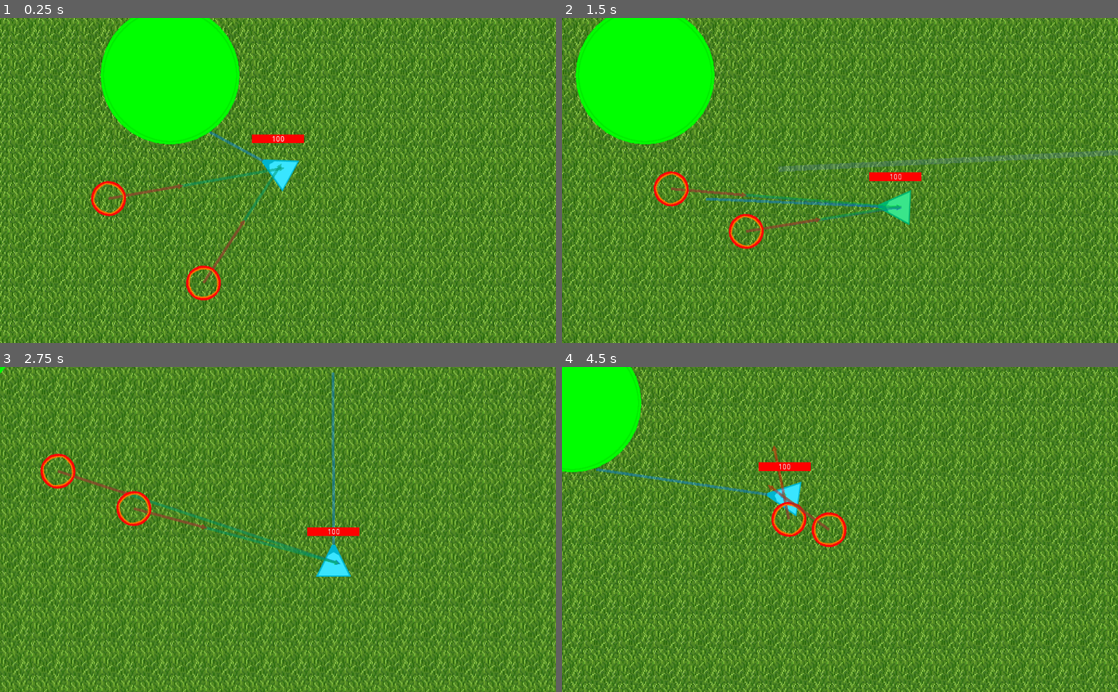
Above: before the commit, frames 1-4 (two rows, left to right).
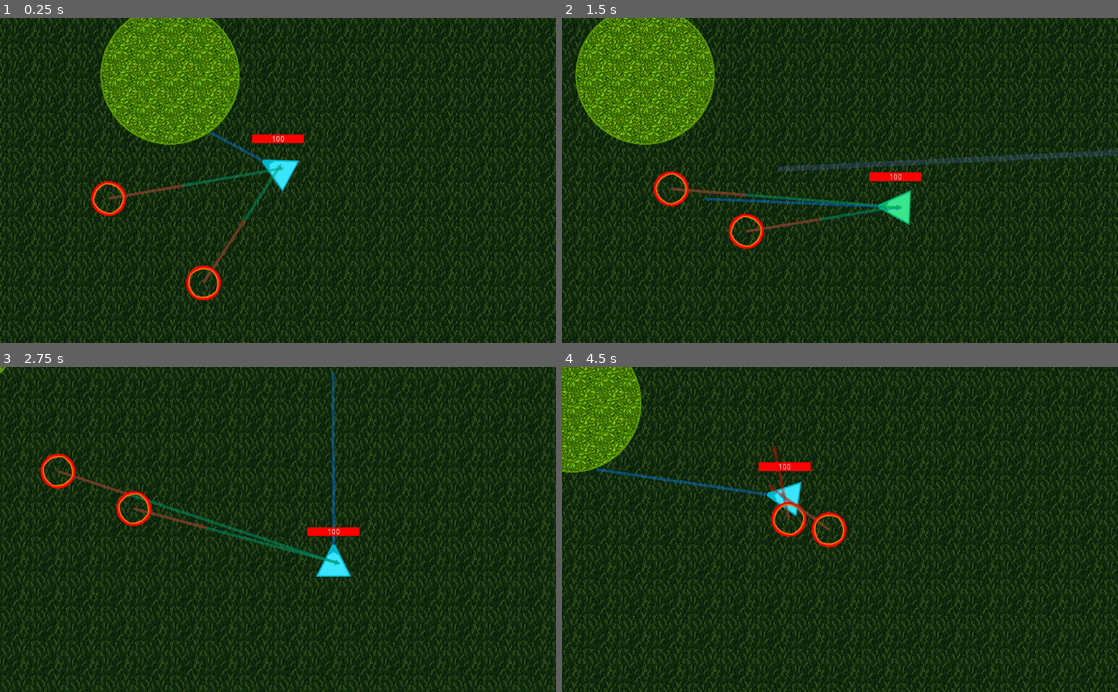
Above: after the commit, the same moments.

Repository: concernedsyndicate/AI
Game: Godot game, scene res://MainScene.tscn
Two runs of this game, one before a commit and one after it. Both use one fixed random seed, a clock stepped at 60 frames per second and the inputs below.
Inputs (mouse positions are in pixels of both pictures, inside the frame that each line leads up to):
- Up to frame 1 (0.25 s): no input
- Up to frame 2 (1.5 s): move the mouse to (962, 164) at 0.52 s; hold Right (right) 0.53-1.28 s; click (962, 164) at 0.67 s; move the mouse to (728, 196) at 1.27 s; hold S (down) from 1.28 s (still down)
- Up to frame 3 (2.75 s): move the mouse to (333, 458) at 2.02 s; release S (down) at 2.03 s; hold Right (right) from 2.03 s (still down)
- Up to frame 4 (4.5 s): move the mouse to (812, 594) at 2.77 s; release Right (right) at 2.78 s; hold Up (up) 2.78-3.53 s; click (812, 594) at 2.92 s; move the mouse to (1006, 578) at 3.52 s; hold Left (left) from 3.53 s (still down); move the mouse to (673, 480) at 4.27 s

The runs differ from the first frame. In frame 1, 99% of the frame differs, in the area x 0-100%, y 0-100%; in frame 2, 99%; in frame 3, 99%; in frame 4, 99%.

Commit message:
Graphical updates

Diff:
--- a/MainScene.tscn
+++ b/MainScene.tscn
@@ -78,4 +78,4 @@
 
 [node name="Obstacle" parent="." instance=ExtResource( 5 )]
 position = Vector2( 379.234, 105.524 )
-_sections_unfolded = [ "Collision", "Material", "Visibility" ]
+_sections_unfolded = [ "Collision", "Material" ]
--- a/Nodes/Obstacle.tscn
+++ b/Nodes/Obstacle.tscn
@@ -22,8 +22,8 @@
 radius = 128
 
 [node name="Sprite" type="Sprite" parent="."]
-modulate = Color( 1, 1, 1, 0.1 )
 texture = ExtResource( 2 )
+_sections_unfolded = [ "Visibility" ]
 
 [node name="CollisionShape2D" type="CollisionShape2D" parent="."]
 shape = SubResource( 1 )
--- a/Scripts/Obstacle.gd
+++ b/Scripts/Obstacle.gd
@@ -1,4 +1,3 @@
-tool
 extends Node2D
 
 export var radius = 128
@@ -12,6 +11,3 @@
 	if Engine.editor_hint:
 		$Sprite.modulate.a = 0.1
 		update()
-
-func _draw():
-	draw_circle(Vector2(), radius, Color(0, 1, 0))
Binary file changed: Sprites/Background.png
Binary file changed: Sprites/Obstacle.png
